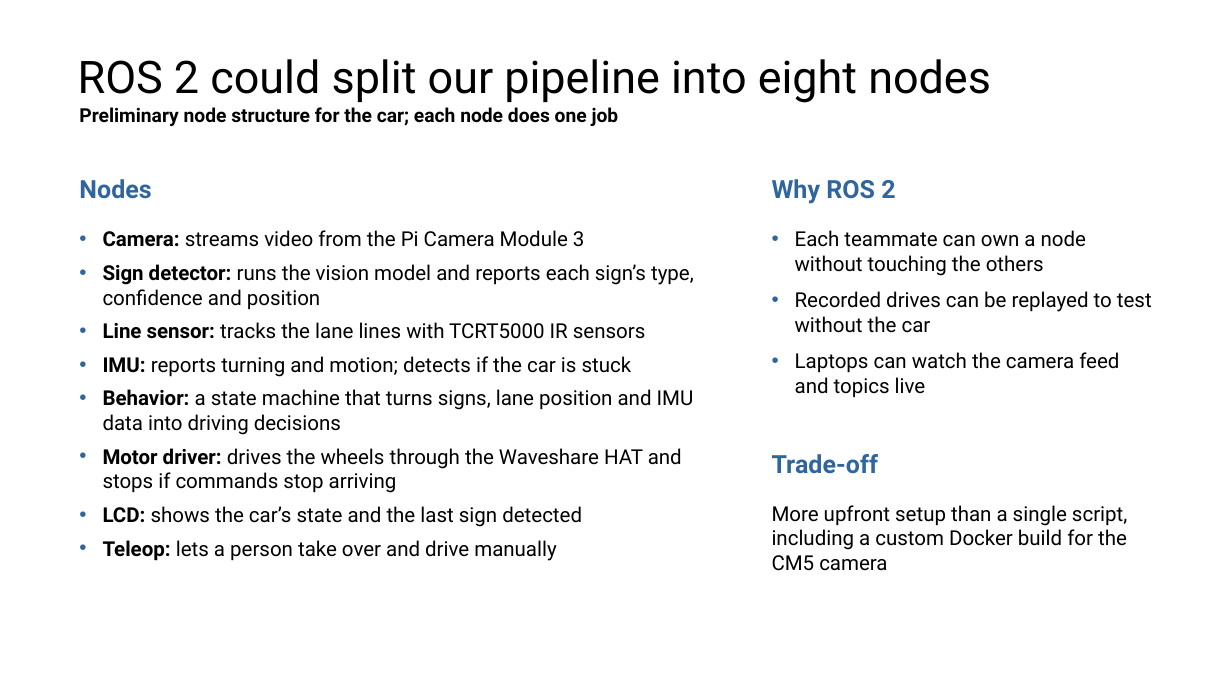
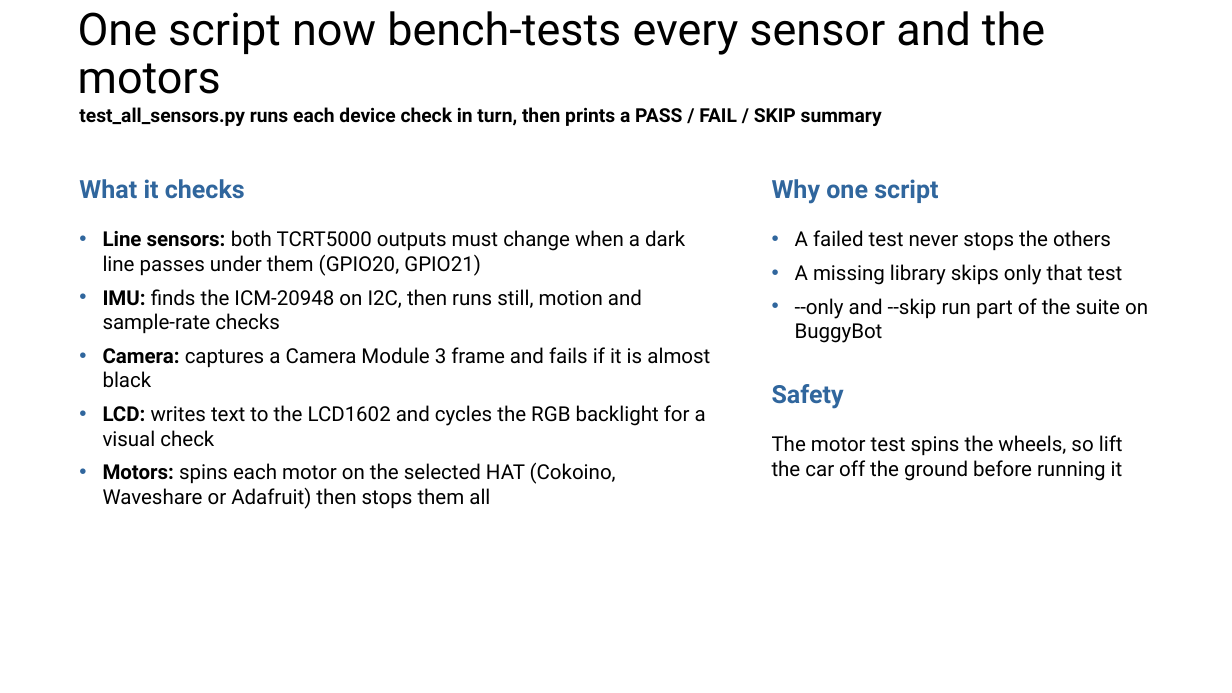
Before and after one commit to EthanWellsSr/BuggyBot, a slide deck: slide 2 of Weekly Reports/slides/3-ethan-bishop.pptx. Drawn at 1232x693 pixels with LibreOffice and Linux fonts; fonts in the diff are those of the drawing. Boxes give left, top, right and bottom in pixels: in the first picture for what was removed or moved away, otherwise in the second. Text is boxed around its words. In the diff, an @@ line names an element or a change of style, - is before the commit and + after.

```diff
--- a/Weekly Reports/slides/3-ethan-bishop.pptx
+++ b/Weekly Reports/slides/3-ethan-bishop.pptx
@@ title at box(78, 11, 1045, 94): text changed @@
-ROS 2 could split our pipeline into eight nodes
+One script now bench-tests every sensor and the motors
@@ text at box(79, 107, 882, 126): text changed @@
-Preliminary node structure for the car; each node does one job
+test_all_sensors.py runs each device check in turn, then prints a PASS / FAIL / SKIP summary
@@ text at box(79, 179, 245, 199): text changed @@
-Nodes
+What it checks
@@ text at box(772, 179, 938, 204): text changed @@
-Why ROS 2
+Why one script
@@ text at box(103, 230, 710, 509): text changed @@
-• Camera: streams video from the Pi Camera Module 3
-• Sign detector: runs the vision model and reports each sign’s type, confidence and position
-• Line sensor: tracks the lane lines with TCRT5000 IR sensors
-• IMU: reports turning and motion; detects if the car is stuck
-• Behavior: a state machine that turns signs, lane position and IMU data into driving decisions
-• Motor driver: drives the wheels through the Waveshare HAT and stops if commands stop arriving
-• LCD: shows the car’s state and the last sign detected
-• Teleop: lets a person take over and drive manually
+• Line sensors: both TCRT5000 outputs must change when a dark line passes under them (GPIO20, GPIO21)
+• IMU: finds the ICM-20948 on I2C, then runs still, motion and sample-rate checks
+• Camera: captures a Camera Module 3 frame and fails if it is almost black
+• LCD: writes text to the LCD1602 and cycles the RGB backlight for a visual check
+• Motors: spins each motor on the selected HAT (Cokoino, Waveshare or Adafruit) then stops them all
@@ text at box(795, 230, 1148, 343): text changed @@
-• Each teammate can own a node without touching the others
-• Recorded drives can be replayed to test without the car
-• Laptops can watch the camera feed and topics live
+• A failed test never stops the others
+• A missing library skips only that test
+• --only and --skip run part of the suite on BuggyBot
@@ text at box(772, 384, 844, 409): text changed @@
-Trade-off
+Safety
@@ text at box(772, 435, 1123, 481): text changed @@
-More upfront setup than a single script, including a custom Docker build for the CM5 camera
+The motor test spins the wheels, so lift the car off the ground before running it
```
Also in this commit, not shown: 1 other slide changed, 1 slide added, 1 slide removed.
